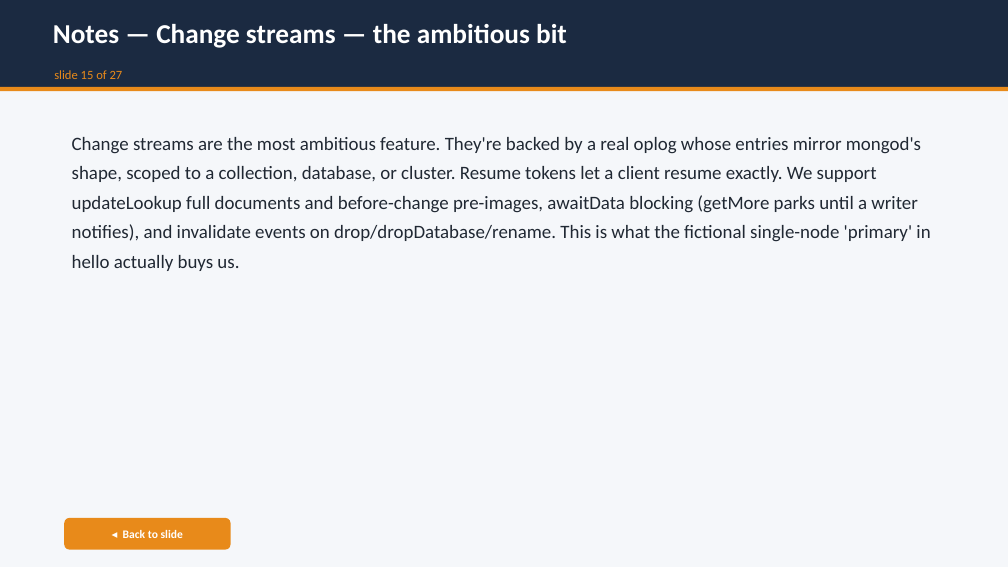
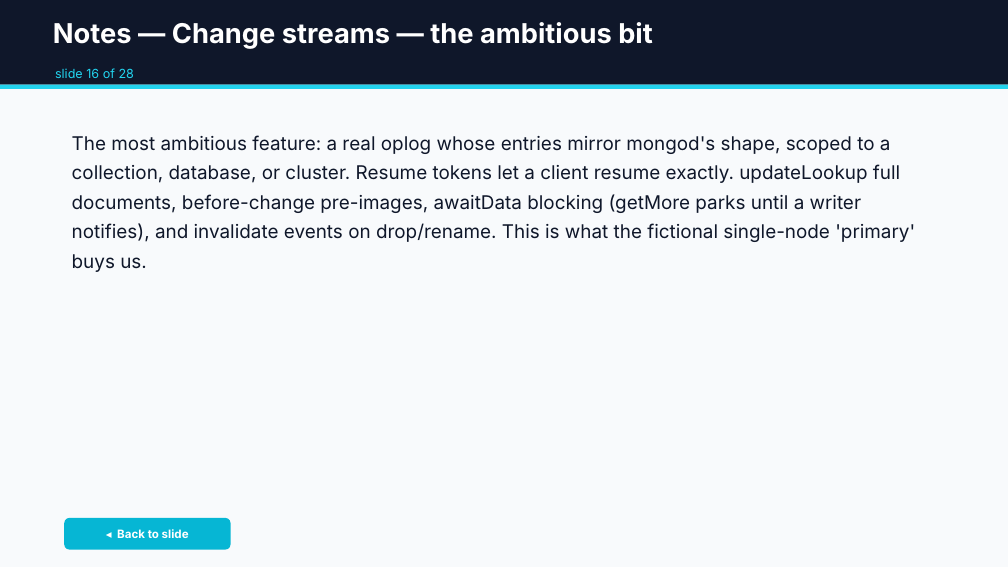
Before and after one commit to jdrumgoole/SecantusDB, a slide deck: slide 45 of docs/presentations/SecantusDB-overview.pptx (slide 43 before the commit). Drawn at 1008x567 pixels with LibreOffice and Linux fonts; fonts in the diff are those of the drawing. Boxes give left, top, right and bottom in pixels: in the first picture for what was removed or moved away, otherwise in the second. Text is boxed around its words. In the diff, an @@ line names an element or a change of style, - is before the commit and + after.

```diff
--- a/docs/presentations/SecantusDB-overview.pptx
+++ b/docs/presentations/SecantusDB-overview.pptx
@@ rectangle at (0, 0, 1008, 567): fill #F5F7FA to #F8FAFC @@
@@ rectangle at (0, 0, 1008, 85): fill #1B2A41 to #0F172A @@
@@ text "Notes — Change streams — ..." at (53, 22, 653, 49): font Calibri to Inter @@
@@ rectangle at (0, 85, 1008, 89): fill #E88A1A to #22D3EE @@
@@ text at (55, 68, 134, 78): text changed; font Calibri to Inter; text colour #E88A1A to #22D3EE @@
-slide 15 of 27
+slide 16 of 28
@@ text at (72, 135, 915, 272): text changed; font Calibri to Inter; text colour #202833 to #0F172A @@
-Change streams are the most ambitious feature. They're backed by a real oplog whose entries mirror mongod's shape, scoped to a collection, database, or cluster. Resume tokens let a client resume exactly. We support updateLookup full documents and before-change pre-images, awaitData blocking (getMore parks until a writer notifies), and invalidate events on drop/dropDatabase/rename. This is what the fictional single-node 'primary' in hello actually buys us.
+The most ambitious feature: a real oplog whose entries mirror mongod's shape, scoped to a collection, database, or cluster. Resume tokens let a client resume exactly. updateLookup full documents, before-change pre-images, awaitData blocking (getMore parks until a writer notifies), and invalidate events on drop/rename. This is what the fictional single-node 'primary' buys us.
@@ rounded rectangle "◂ Back to slide" at (64, 518, 231, 550): font Calibri to Inter; fill #E88A1A to #06B6D4 @@
```
Also in this commit, not shown: 52 other slides changed, 4 slides added, 2 slides removed, 4 other files.
